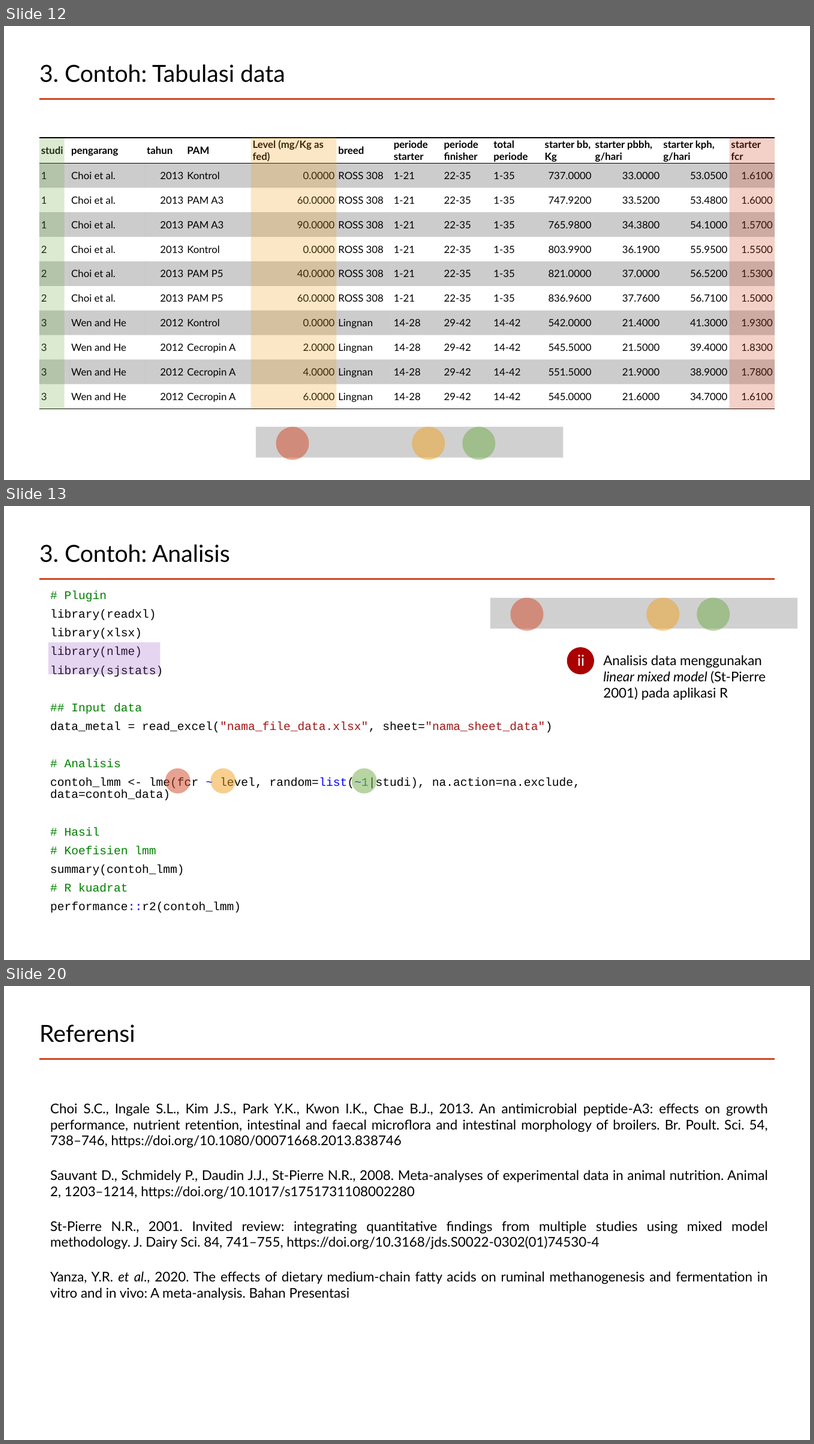
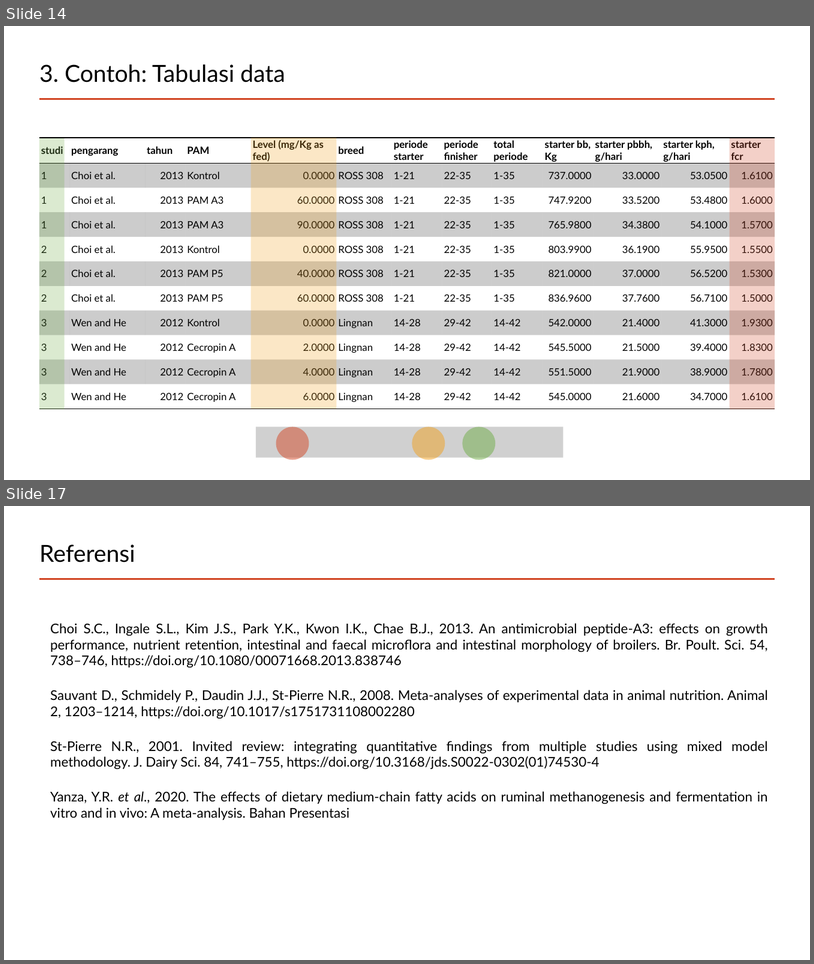
Before and after one commit to mohammad-miftakhus-sholikin/pelatihan-2020-metal, a slide deck: ch3_reference/2022__pendampingan/Presentation_2022__Sholikin_M1.pptx. Shown one above the other, each under a label of ours: slides 12, 13 and 20 before the commit, slides 14 and 17 after it; the slides between them are not shown. The pictures are 814x1444 and 814x964 pixels, drawn with LibreOffice and Linux fonts; fonts in the diff are those of the drawing; grey boxes stand for pictures. Boxes give left, top, right and bottom in pixels: in the first picture for what was removed or moved away, otherwise in the second. Text is boxed around its words. In the diff, an @@ line names an element or a change of style, - is before the commit and + after.

```diff
--- a/ch3_reference/2022__pendampingan/Presentation_2022__Sholikin_M1.pptx
+++ b/ch3_reference/2022__pendampingan/Presentation_2022__Sholikin_M1.pptx
@@ slide 13 removed at box(4, 506, 810, 960), background #FFFFFF; not listed: 1 template element that a slide beside it also shows @@
@@ title removed at box(39, 544, 230, 562) @@
-3. Contoh: Analisis
@@ text removed at box(50, 591, 581, 912) @@
-# Plugin
-library(readxl)
-library(xlsx)
-library(nlme)
-library(sjstats)
-## Input data
-data_metal = read_excel("nama_file_data.xlsx", sheet="nama_sheet_data")
-# Analisis
-contoh_lmm <- lme(fcr ~ level, random=list(~1|studi), na.action=na.exclude, data=contoh_data)
-# Hasil
-# Koefisien lmm
-summary(contoh_lmm)
-# R kuadrat
-performance::r2(contoh_lmm)
@@ picture removed at box(491, 598, 798, 629) @@
@@ ellipse removed at box(511, 598, 543, 631) @@
@@ ellipse removed at box(647, 598, 680, 631) @@
@@ ellipse removed at box(697, 598, 730, 631) @@
@@ rectangle removed at box(48, 642, 160, 674) @@
@@ ellipse removed at box(567, 647, 594, 674) @@
@@ text removed at box(578, 654, 585, 666) @@
-ii
@@ text removed at box(603, 655, 766, 700) @@
-Analisis data menggunakan linear mixed model (St-Pierre 2001) pada aplikasi R
@@ ellipse removed at box(165, 768, 191, 793) @@
@@ ellipse removed at box(211, 768, 236, 793) @@
@@ ellipse removed at box(352, 768, 377, 793) @@
@@ what was slide 12 is now slide 14 @@
@@ what was slide 20 is now slide 17 @@
```
Also in this commit, not shown: 5 slides changed, 4 slides added, 7 other slides removed, 10 other files.
